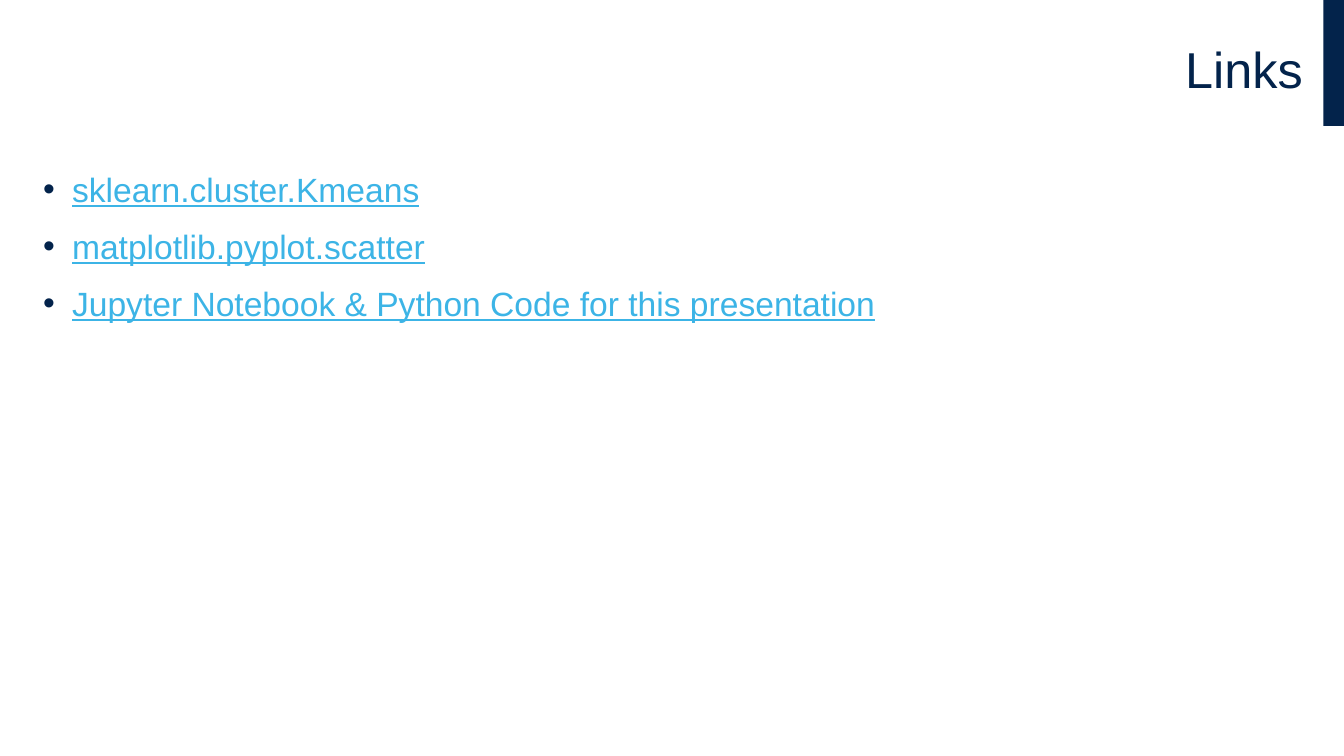
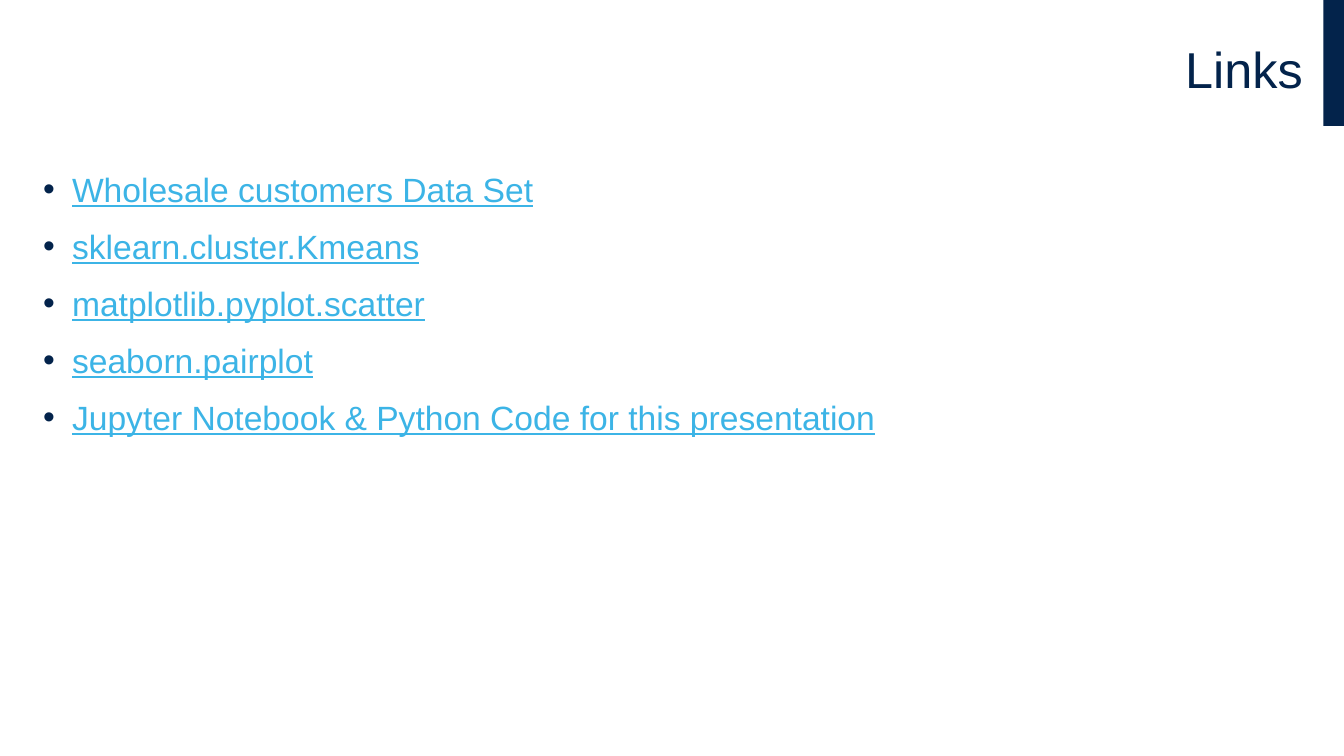
Before and after one commit to yuyw/IntroductionToKMeansClustering, a slide deck: slide 14 of Introduction to K-Means Clustering.pptx. Drawn at 1344x756 pixels with LibreOffice and Linux fonts; fonts in the diff are those of the drawing; background and template pictures are left out. Boxes give left, top, right and bottom in pixels: in the first picture for what was removed or moved away, otherwise in the second. Text is boxed around its words. In the diff, an @@ line names an element or a change of style, - is before the commit and + after.

Commit message:
Add links for Dataset and pairplot

```diff
--- a/Introduction to K-Means Clustering.pptx
+++ b/Introduction to K-Means Clustering.pptx
@@ text at [72,177,533,207]: paragraph added @@
+• Wholesale customers Data Set
@@ text at [72,348,313,380]: paragraph added @@
+• seaborn.pairplot
```
